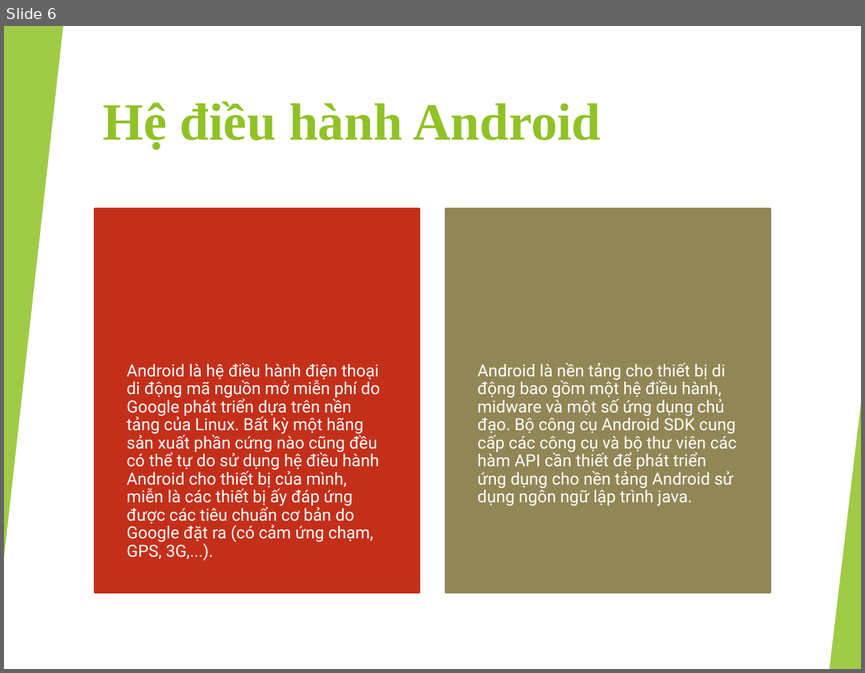
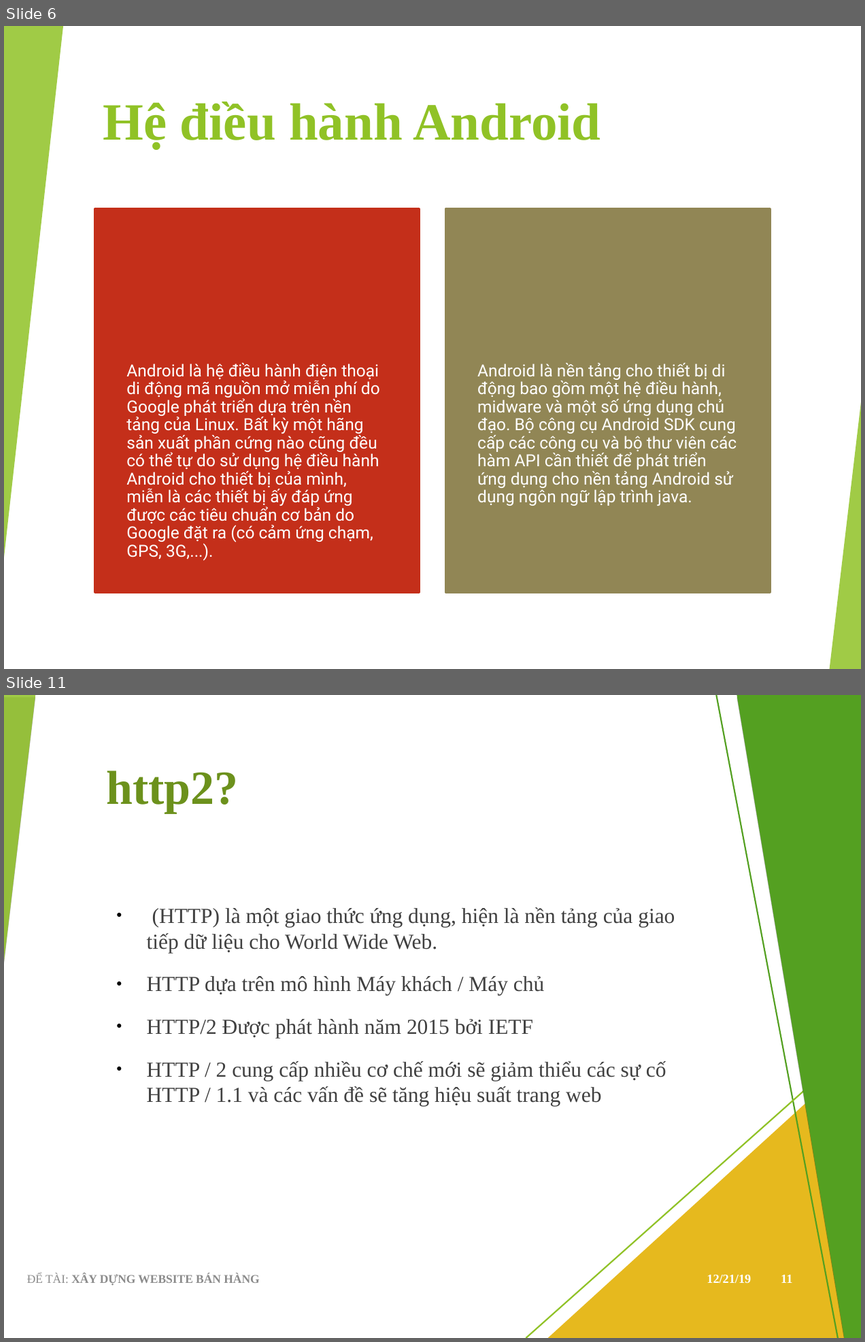
Before and after one commit to viet97/doandocs, a slide deck: DATN_Presentation.pptx. Shown one above the other, each under a label of ours: slide 6 before the commit, slides 6 and 11 after it; the slides between them are not shown. The pictures are 865x673 and 865x1342 pixels, drawn with LibreOffice and Linux fonts; fonts in the diff are those of the drawing. Boxes give left, top, right and bottom in pixels: in the first picture for what was removed or moved away, otherwise in the second. Text is boxed around its words. In the diff, an @@ line names an element or a change of style, - is before the commit and + after.

```diff
--- a/DATN_Presentation.pptx
+++ b/DATN_Presentation.pptx
@@ slide 11 added at box(4, 695, 861, 1338), background #FFFFFF; not listed: 10 template elements that a slide beside it also shows @@
@@ rectangle added at box(4, 695, 861, 1338), fill #FFFFFF @@
@@ triangle added at box(4, 695, 36, 962), fill #90C226 at 85% opacity @@
@@ line added from (716, 695) to (838, 1338), #54A021 1.25 pt @@
@@ freeform shape added at box(736, 695, 861, 1338), fill #54A021 @@
@@ text added at box(106, 770, 238, 813), 40 pt, text #6C911C, bold @@
+http2?
@@ text added at box(147, 907, 674, 1106), 18 pt, text #404040 @@
+● (HTTP) là một giao thức ứng dụng, hiện là nền tảng của giao tiếp dữ liệu cho World Wide Web.
+● HTTP dựa trên mô hình Máy khách / Máy chủ
+● HTTP/2 Được phát hành năm 2015 bởi IETF
+● HTTP / 2 cung cấp nhiều cơ chế mới sẽ giảm thiểu các sự cố HTTP / 1.1 và các vấn đề sẽ tăng hiệu suất trang web
@@ line added from (861, 1040) to (526, 1338), #90C226 1.25 pt @@
@@ triangle added at box(548, 1053, 861, 1338), fill #E6B91E @@
@@ group added at box(4, 695, 861, 1338): 5 freeform shapes, 3 triangles, 2 lines @@
@@ text added at box(27, 1273, 259, 1285), 10 pt, text #8B8B8B, bold @@
+ĐỂ TÀI: XÂY DỰNG WEBSITE BÁN HÀNG
@@ text added at box(706, 1274, 751, 1283), 10.5 pt, text #FFFFFF, bold @@
+12/21/19
@@ page number added at box(781, 1274, 792, 1283), 10.5 pt, text #FFFFFF, bold @@
+11
```
Also in this commit, not shown: 17 slides changed, 2 other slides added.
